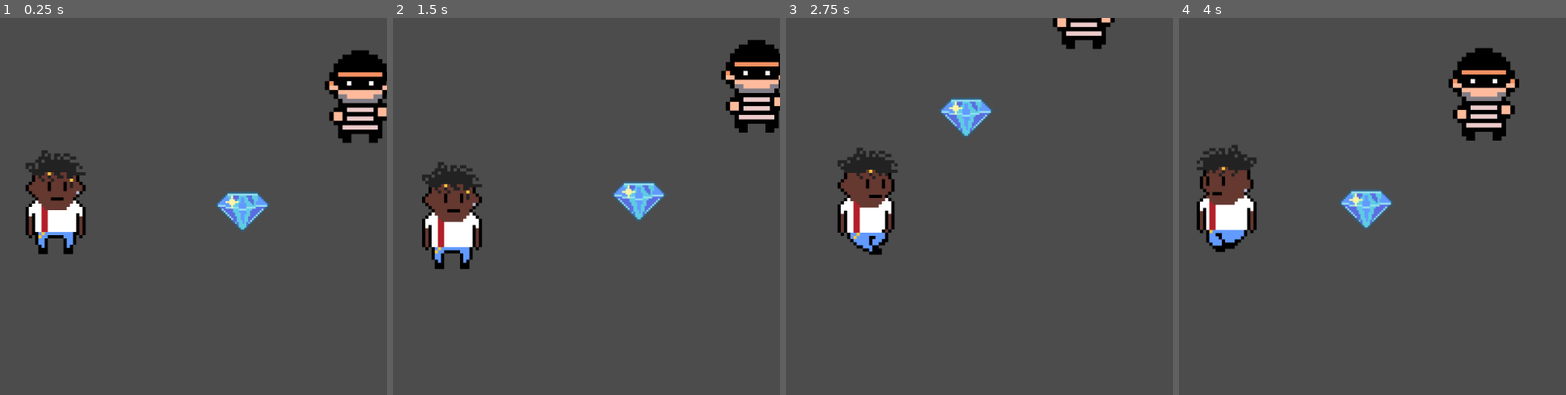
Above: before the commit, frames 1-4 (left to right).
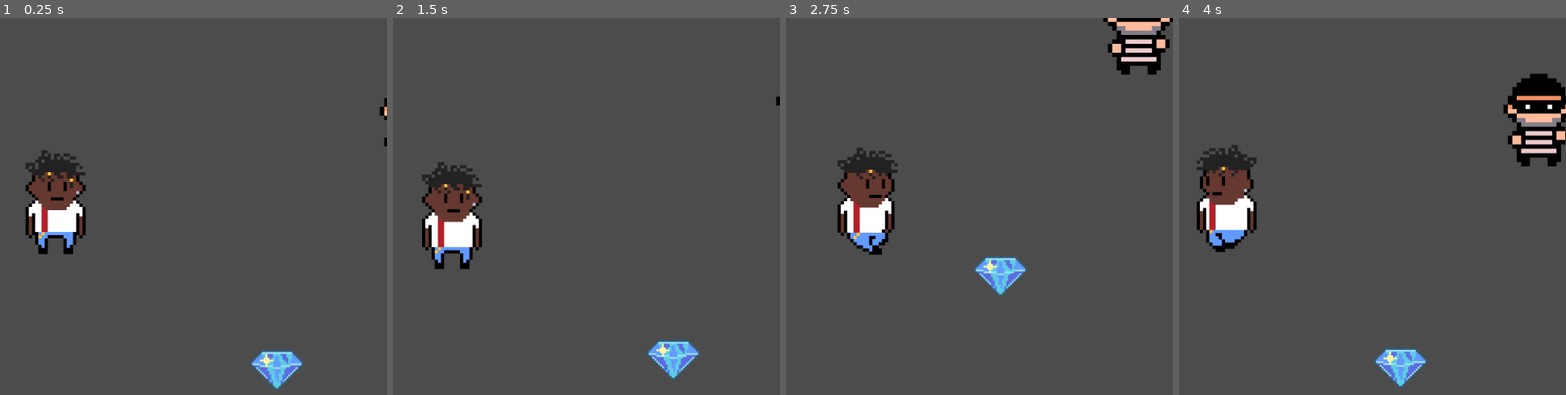
Above: after the commit, the same moments.

Repository: KelJ27/Vault-Raider
Game: Godot game, scene res://Main.tscn
The game is run twice, just before and just after one commit, with the same random seed, the same clock (stepped at 60 frames per second) and the same inputs.
Inputs:
- Up to frame 1 (0.25 s): no input
- Up to frame 2 (1.5 s): hold D (Right) 0.53-1.28 s; hold S (Down) from 1.28 s (still down)
- Up to frame 3 (2.75 s): release S (Down) at 2.03 s; hold D (Right) from 2.03 s (still down)
- Up to frame 4 (4 s): release D (Right) at 2.78 s; hold W (Up) 2.78-3.53 s; hold A (Left) from 3.53 s (still down)

The runs differ from the first frame. In frame 1, 4.8% of the frame differs, in the area x 55-100%, y 8-99%; in frame 2, 4.7%; in frame 3, 4.6%; in frame 4, 7.8%, in the area x 41-100%, y 7-99%.

Commit message:
Changes to players on screen

Diff:
--- a/Main.tscn
+++ b/Main.tscn
@@ -260,7 +260,7 @@
 [node name="Robber" type="KinematicBody2D" parent="."]
 
 [node name="Sprite" type="Sprite" parent="Robber"]
-position = Vector2( 186.377, -174.571 )
+position = Vector2( 273.441, -133.76 )
 texture = ExtResource( 3 )
 vframes = 6
 hframes = 4
@@ -279,6 +279,7 @@
 [node name="KinematicBody2D" type="KinematicBody2D" parent="."]
 
 [node name="Sprite" type="Sprite" parent="KinematicBody2D"]
+position = Vector2( 54.4149, 251.669 )
 texture = ExtResource( 4 )
 vframes = 2
 hframes = 11
